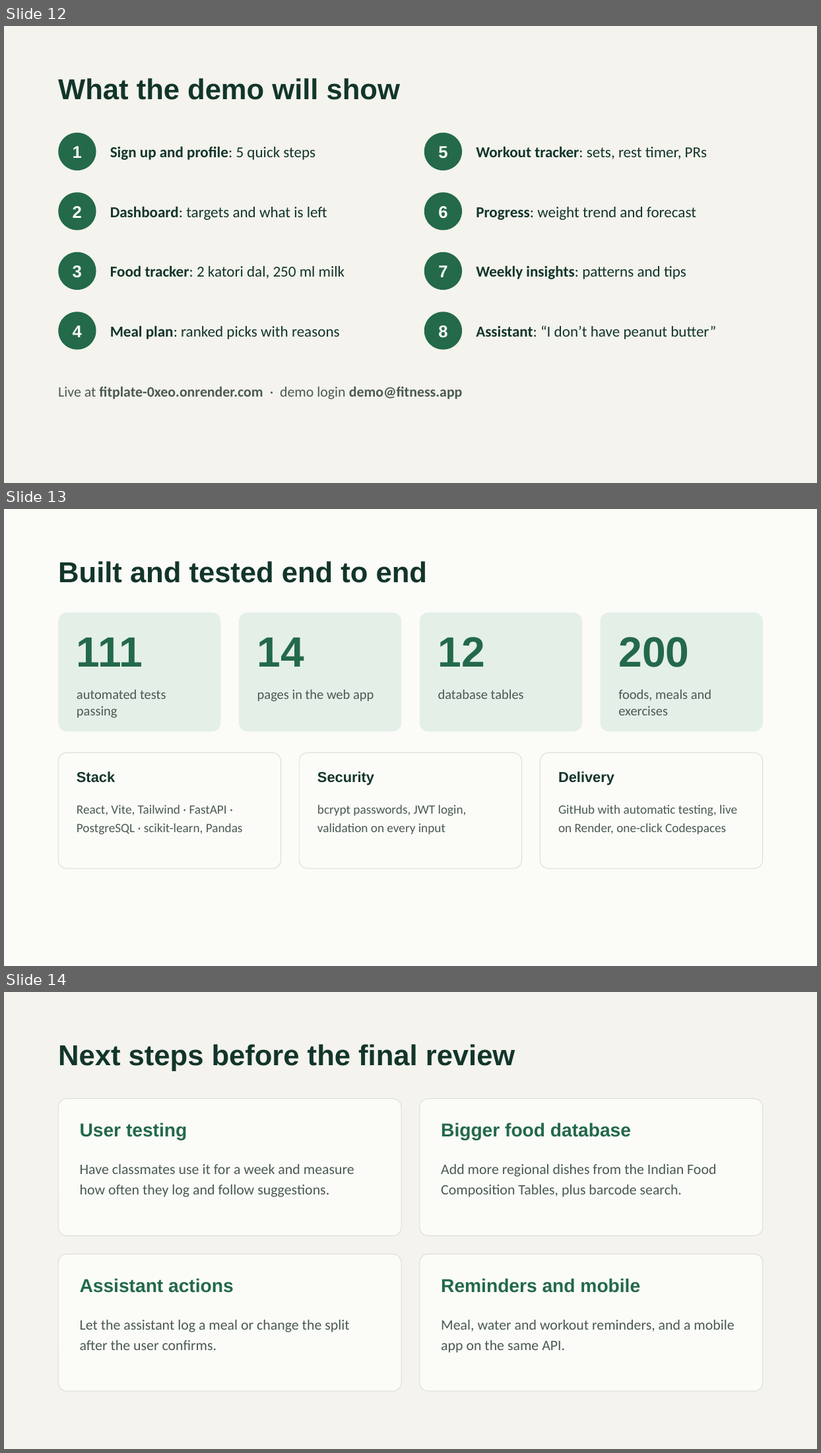
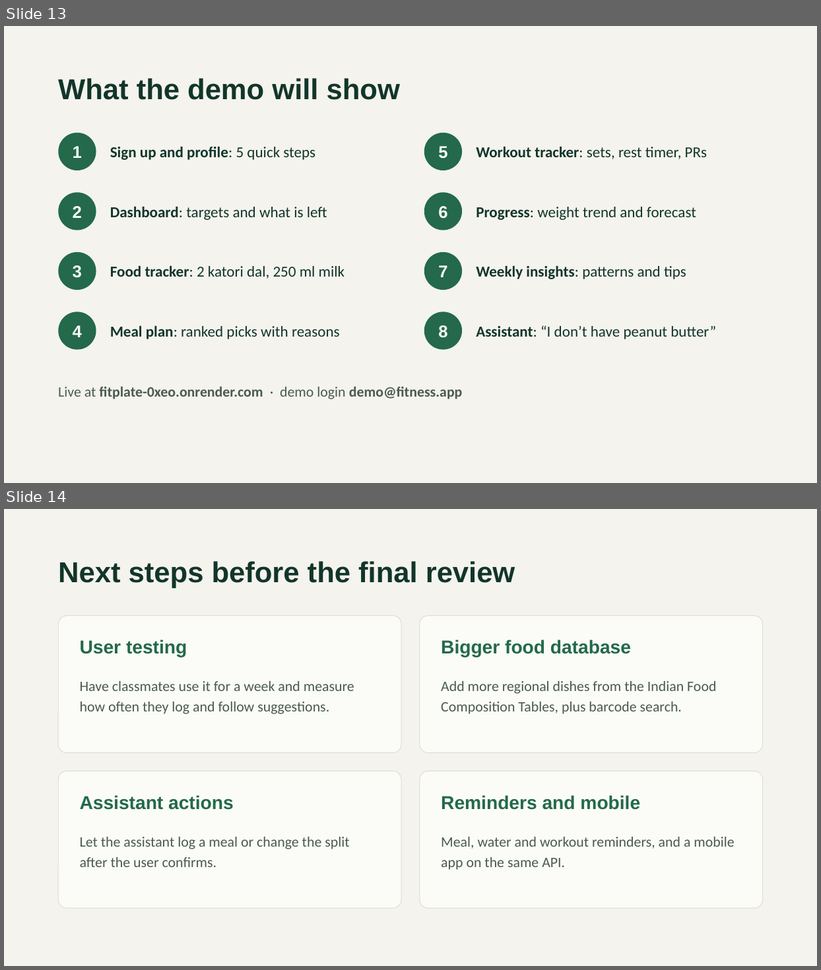
Before and after one commit to Maheshdasi/FitPlate, a slide deck: docs/presentations/FitPlate-First-Review.pptx. Shown one above the other, each under a label of ours: slides 12, 13 and 14 before the commit, slides 13 and 14 after it. The pictures are 821x1453 and 821x970 pixels, drawn with LibreOffice and Linux fonts; fonts in the diff are those of the drawing. Boxes give left, top, right and bottom in pixels: in the first picture for what was removed or moved away, otherwise in the second. Text is boxed around its words. In the diff, an @@ line names an element or a change of style, - is before the commit and + after.

```diff
--- a/docs/presentations/FitPlate-First-Review.pptx
+++ b/docs/presentations/FitPlate-First-Review.pptx
@@ slide 13 removed at (x1=4, y1=509, x2=817, y2=966), background #FBFBF8 @@
@@ text removed at (x1=58, y1=561, x2=427, y2=583) @@
-Built and tested end to end
@@ rounded rectangle removed at (x1=58, y1=613, x2=220, y2=731) @@
@@ rounded rectangle removed at (x1=239, y1=613, x2=401, y2=731) @@
@@ rounded rectangle removed at (x1=420, y1=613, x2=582, y2=731) @@
@@ rounded rectangle removed at (x1=601, y1=613, x2=763, y2=731) @@
@@ text removed at (x1=77, y1=638, x2=143, y2=667) @@
-111
@@ text removed at (x1=257, y1=638, x2=304, y2=667) @@
-14
@@ text removed at (x1=438, y1=637, x2=485, y2=667) @@
-12
@@ text removed at (x1=618, y1=637, x2=689, y2=667) @@
-200
@@ text removed at (x1=77, y1=690, x2=166, y2=718) @@
-automated tests passing
@@ text removed at (x1=257, y1=690, x2=374, y2=702) @@
-pages in the web app
@@ text removed at (x1=438, y1=690, x2=524, y2=699) @@
-database tables
@@ text removed at (x1=618, y1=690, x2=712, y2=716) @@
-foods, meals and exercises
@@ rounded rectangle removed at (x1=58, y1=753, x2=281, y2=869) @@
@@ rounded rectangle removed at (x1=299, y1=753, x2=522, y2=869) @@
@@ rounded rectangle removed at (x1=540, y1=753, x2=763, y2=869) @@
@@ text removed at (x1=77, y1=772, x2=115, y2=783) @@
-Stack
@@ text removed at (x1=318, y1=772, x2=374, y2=786) @@
-Security
@@ text removed at (x1=558, y1=772, x2=614, y2=786) @@
-Delivery
@@ text removed at (x1=77, y1=805, x2=243, y2=835) @@
-React, Vite, Tailwind · FastAPI · PostgreSQL · scikit-learn, Pandas
@@ text removed at (x1=318, y1=805, x2=467, y2=834) @@
-bcrypt passwords, JWT login, validation on every input
@@ text removed at (x1=558, y1=805, x2=737, y2=834) @@
-GitHub with automatic testing, live on Render, one-click Codespaces
@@ what was slide 12 is now slide 13 @@
```
Also in this commit, not shown: 2 slides added.
